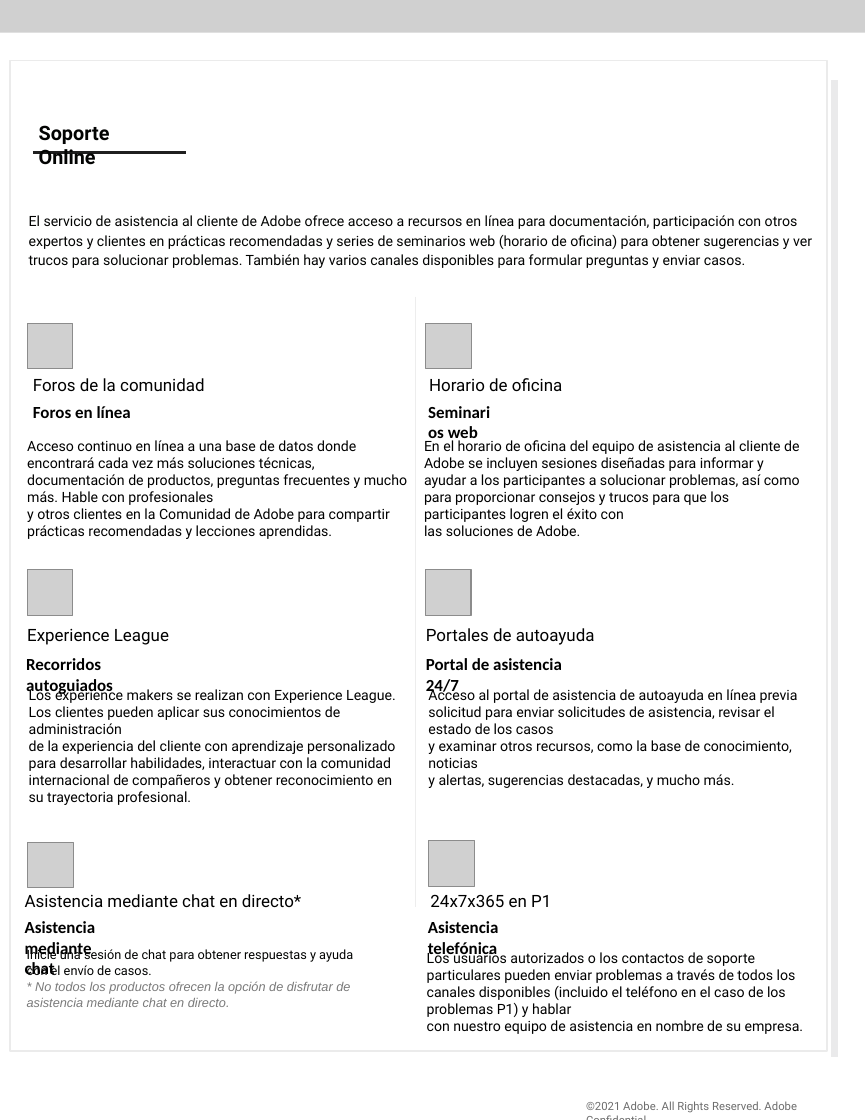
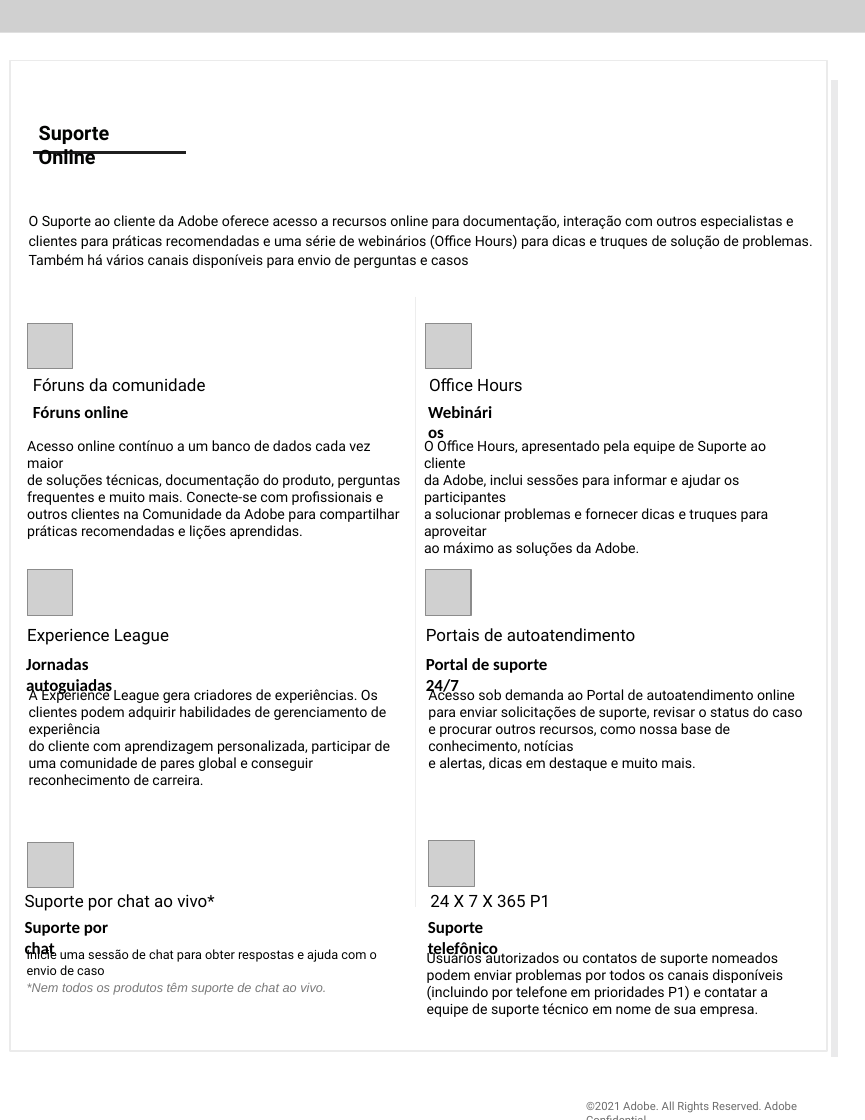
Before and after one commit to AdobeDocs/support-resources.pt-BR, a slide deck: slide 2 of help/data-sheets/assets/OnlineSupportDatasheet.pptx. Drawn at 865x1120 pixels with LibreOffice and Linux fonts; fonts in the diff are those of the drawing; grey boxes stand for pictures; background and template pictures are left out. Boxes give left, top, right and bottom in pixels: in the first picture for what was removed or moved away, otherwise in the second. Text is boxed around its words. In the diff, an @@ line names an element or a change of style, - is before the commit and + after.

```diff
--- a/help/data-sheets/assets/OnlineSupportDatasheet.pptx
+++ b/help/data-sheets/assets/OnlineSupportDatasheet.pptx
@@ text at [39,125,110,165]: text changed @@
-Soporte Online
+Suporte Online
@@ text at [29,215,812,268]: text changed @@
-El servicio de asistencia al cliente de Adobe ofrece acceso a recursos en línea para documentación, participación con otros expertos y clientes en prácticas recomendadas y series de seminarios web (horario de oficina) para obtener sugerencias y ver trucos para solucionar problemas. También hay varios canales disponibles para formular preguntas y enviar casos.
+O Suporte ao cliente da Adobe oferece acesso a recursos online para documentação, interação com outros especialistas e clientes para práticas recomendadas e uma série de webinários (Office Hours) para dicas e truques de solução de problemas. Também há vários canais disponíveis para envio de perguntas e casos
@@ text at [358,235,426,246]: text changed @@
-Seminarios web
+Webinários
@@ text at [33,378,205,391]: text changed @@
-Foros de la comunidad
+Fóruns da comunidade
@@ text at [429,378,523,391]: text changed @@
-Horario de oficina
+Office Hours
@@ text at [33,406,128,418]: text changed @@
-Foros en línea
+Fóruns online
@@ text at [27,440,401,539]: text changed @@
-Acceso continuo en línea a una base de datos donde encontrará cada vez más soluciones técnicas, documentación de productos, preguntas frecuentes y mucho más. Hable con profesionales
-y otros clientes en la Comunidad de Adobe para compartir prácticas recomendadas y lecciones aprendidas.
+Acesso online contínuo a um banco de dados cada vez maior
+de soluções técnicas, documentação do produto, perguntas frequentes e muito mais. Conecte-se com profissionais e outros clientes na Comunidade da Adobe para compartilhar práticas recomendadas e lições aprendidas.
@@ text at [424,440,769,556]: text changed @@
-En el horario de oficina del equipo de asistencia al cliente de Adobe se incluyen sesiones diseñadas para informar y ayudar a los participantes a solucionar problemas, así como para proporcionar consejos y trucos para que los participantes logren el éxito con
-las soluciones de Adobe.
+O Office Hours, apresentado pela equipe de Suporte ao cliente
+da Adobe, inclui sessões para informar e ajudar os participantes
+a solucionar problemas e fornecer dicas e truques para aproveitar
+ao máximo as soluções da Adobe.
@@ text at [426,628,636,641]: text changed @@
-Portales de autoayuda
+Portais de autoatendimento
@@ text at [26,658,112,696]: text changed @@
-Recorridos autoguiados
+Jornadas autoguiadas
@@ text at [426,658,547,696]: text changed @@
-Portal de asistencia 24/7
+Portal de suporte 24/7
@@ text at [29,687,390,785]: text changed @@
-Los experience makers se realizan con Experience League.
-Los clientes pueden aplicar sus conocimientos de administración
-de la experiencia del cliente con aprendizaje personalizado para desarrollar habilidades, interactuar con la comunidad internacional de compañeros y obtener reconocimiento en su trayectoria profesional.
+A Experience League gera criadores de experiências. Os clientes podem adquirir habilidades de gerenciamento de experiência
+do cliente com aprendizagem personalizada, participar de uma comunidade de pares global e conseguir reconhecimento de carreira.
@@ text at [428,687,802,771]: text changed @@
-Acceso al portal de asistencia de autoayuda en línea previa solicitud para enviar solicitudes de asistencia, revisar el estado de los casos
-y examinar otros recursos, como la base de conocimiento, noticias
-y alertas, sugerencias destacadas, y mucho más.
+Acesso sob demanda ao Portal de autoatendimento online para enviar solicitações de suporte, revisar o status do caso e procurar outros recursos, como nossa base de conhecimento, notícias
+e alertas, dicas em destaque e muito mais.
@@ text at [25,894,150,911]: text changed @@
-Asistencia mediante chat
+Suporte por chat
@@ text at [430,894,550,907]: text changed @@
-24x7x365 en P1
+24 X 7 X 365 P1
@@ text at [25,922,326,992]: text changed @@
-Asistencia mediante chat en directo*
+Suporte por chat ao vivo*
@@ text at [428,922,498,959]: text changed @@
-Asistencia telefónica
+Suporte telefônico
@@ text at [27,948,377,994]: text changed; font Arial to Roboto; text colour #7A7A7A to #020302; italic off @@
-Inicie una sesión de chat para obtener respuestas y ayuda
-con el envío de casos.
-* No todos los productos ofrecen la opción de disfrutar de asistencia mediante chat en directo.
+Inicie uma sessão de chat para obter respostas e ajuda com o envio de caso
+*Nem todos os produtos têm suporte de chat ao vivo.
@@ text at [427,950,783,1017]: text changed @@
-Los usuarios autorizados o los contactos de soporte particulares pueden enviar problemas a través de todos los canales disponibles (incluido el teléfono en el caso de los problemas P1) y hablar
-con nuestro equipo de asistencia en nombre de su empresa.
+Usuários autorizados ou contatos de suporte nomeados podem enviar problemas por todos os canais disponíveis (incluindo por telefone em prioridades P1) e contatar a equipe de suporte técnico em nome de sua empresa.
```
Also in this commit, not shown: 2 other slides changed, 7 other files.
